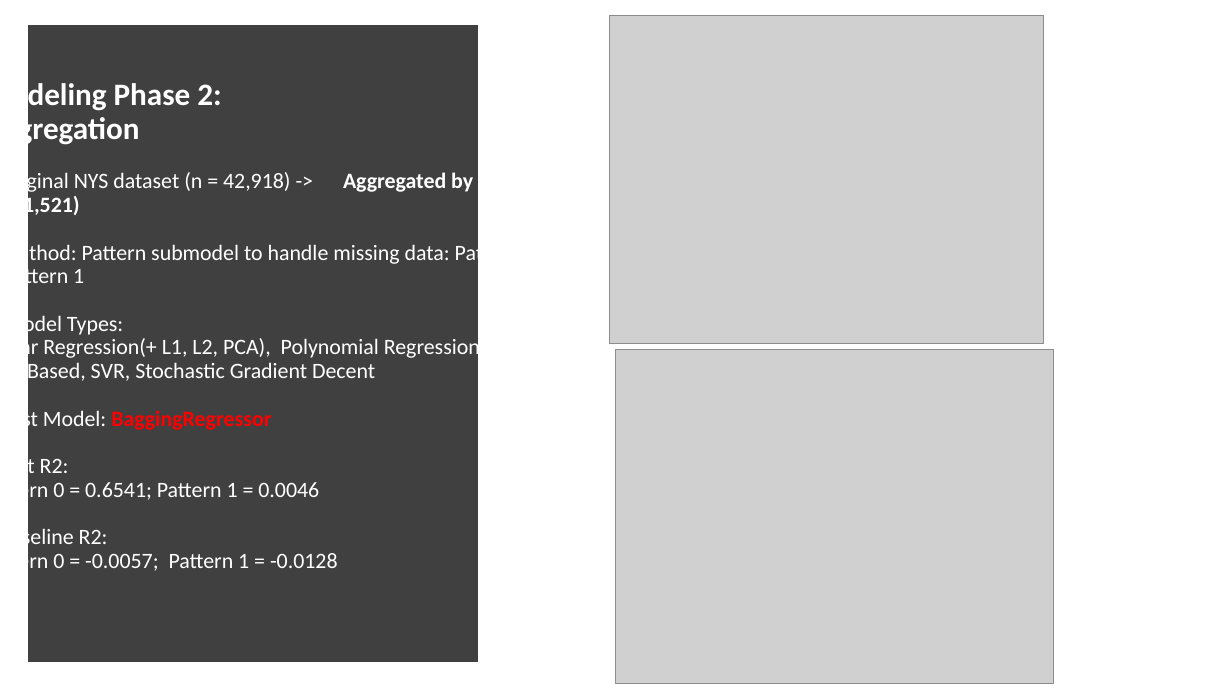
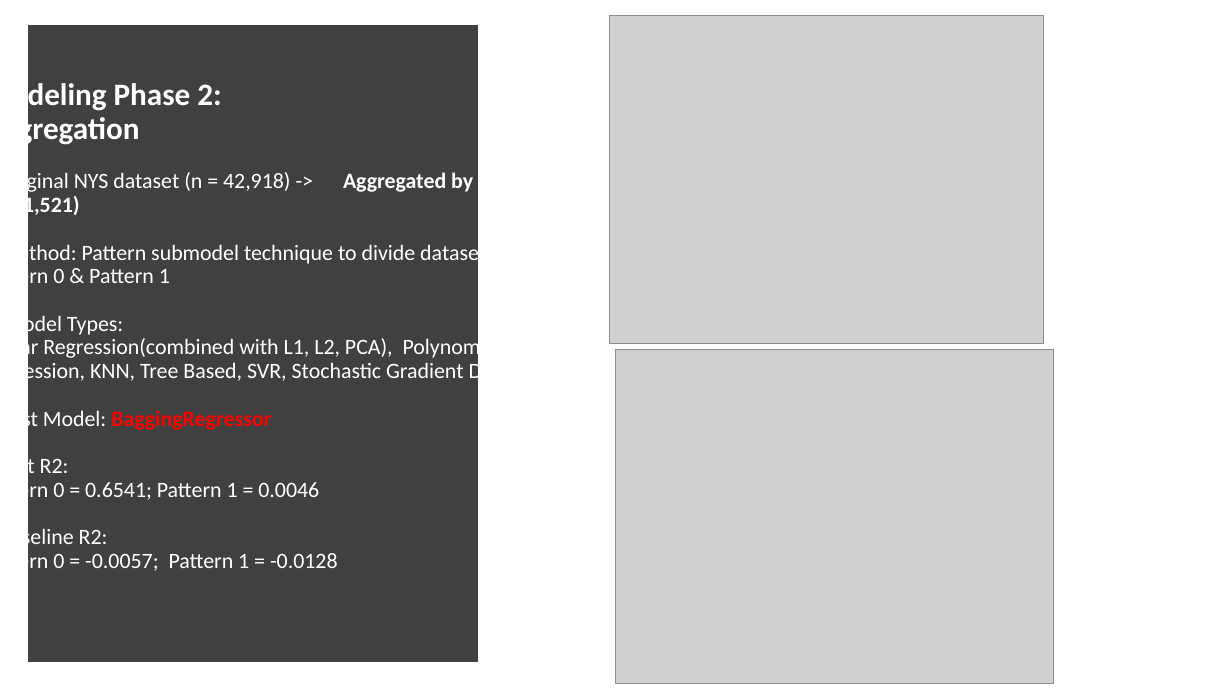
Before and after one commit to FredaXin/capstone, a slide deck: slide 10 of presentation/presentation_capstone.pptx. Drawn at 1232x693 pixels with LibreOffice and Linux fonts; fonts in the diff are those of the drawing; grey boxes stand for pictures. Boxes give left, top, right and bottom in pixels: in the first picture for what was removed or moved away, otherwise in the second. Text is boxed around its words. In the diff, an @@ line names an element or a change of style, - is before the commit and + after.

```diff
--- a/presentation/presentation_capstone.pptx
+++ b/presentation/presentation_capstone.pptx
@@ title at (0,79,532,571): text changed @@
-Modeling Phase 2:
-Aggregation
-• Original NYS dataset (n = 42,918) -> Aggregated by ZCTA (n = 1,521)
-• Method: Pattern submodel to handle missing data: Pattern 0 & Pattern 1
-• Model Types:
-Linear Regression(+ L1, L2, PCA), Polynomial Regression, KNN, Tree Based, SVR, Stochastic Gradient Decent
-• Best Model: BaggingRegressor
-• Test R2:
-Pattern 0 = 0.6541; Pattern 1 = 0.0046
-• Baseline R2:
-Pattern 0 = -0.0057; Pattern 1 = -0.0128
+Modeling Phase 2:
+Aggregation
+• Original NYS dataset (n = 42,918) -> Aggregated by ZCTA (n = 1,521)
+• Method: Pattern submodel technique to divide dataset into Pattern 0 & Pattern 1
+• Model Types:
+Linear Regression(combined with L1, L2, PCA), Polynomial Regression, KNN, Tree Based, SVR, Stochastic Gradient Decent
+• Best Model: BaggingRegressor
+• Test R2:
+Pattern 0 = 0.6541; Pattern 1 = 0.0046
+• Baseline R2:
+Pattern 0 = -0.0057; Pattern 1 = -0.0128
```
Also in this commit, not shown: 2 other slides changed, 4 other files.
